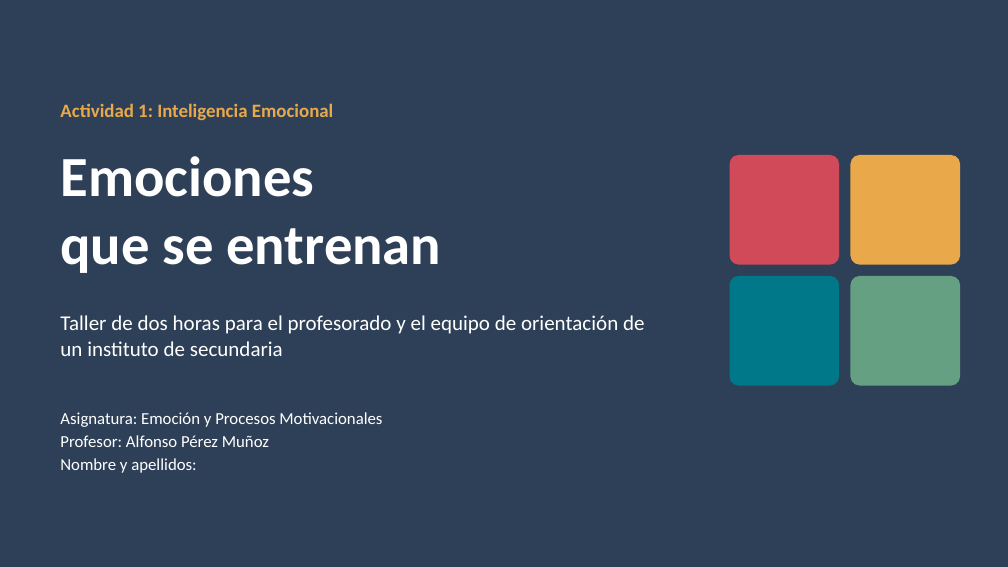
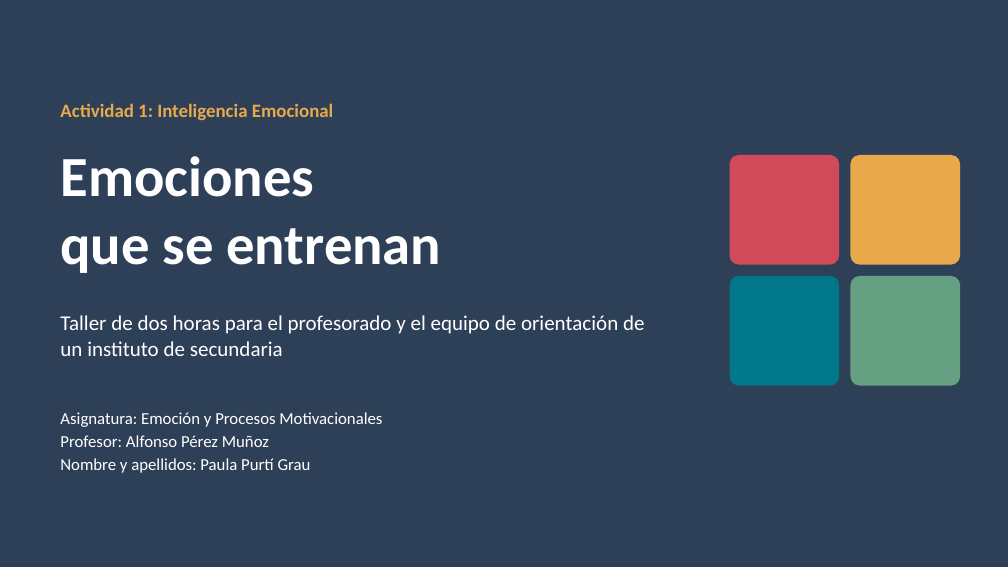
Before and after one commit to petnes/fj, a slide deck: slide 1 of Emocion_y_Procesos_Motivacionales/Actividad_1_Inteligencia_Emocional.pptx. Drawn at 1008x567 pixels with LibreOffice and Linux fonts; fonts in the diff are those of the drawing. Boxes give left, top, right and bottom in pixels: in the first picture for what was removed or moved away, otherwise in the second. Text is boxed around its words. In the diff, an @@ line names an element or a change of style, - is before the commit and + after.

```diff
--- a/Emocion_y_Procesos_Motivacionales/Actividad_1_Inteligencia_Emocional.pptx
+++ b/Emocion_y_Procesos_Motivacionales/Actividad_1_Inteligencia_Emocional.pptx
@@ text at (60, 458, 311, 473): text changed @@
-Nombre y apellidos:
+Nombre y apellidos: Paula Purtí Grau
```
Also in this commit, not shown: 2 other files.
